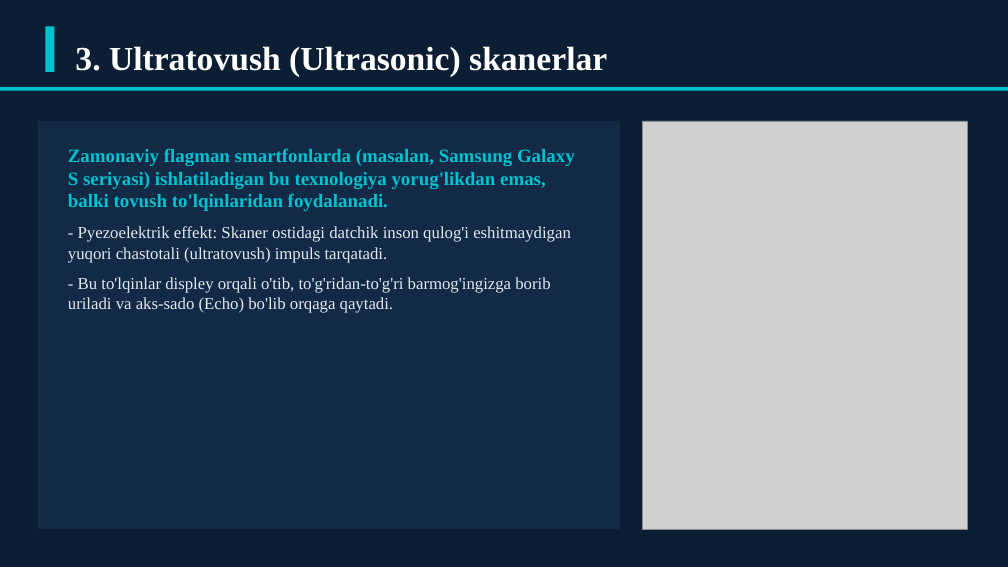
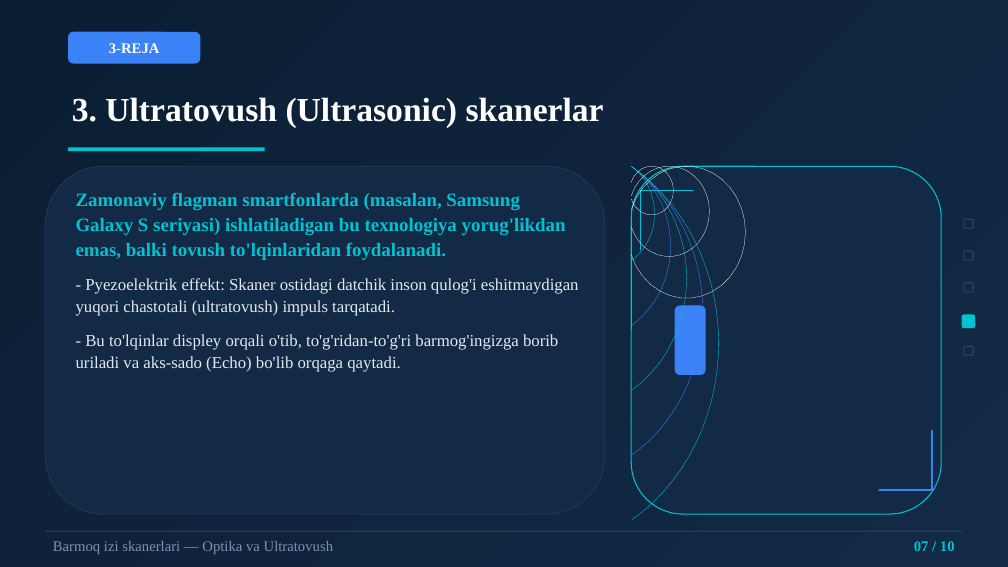
Before and after one commit to dasturland/kerak_taqdimot, a slide deck: slide 7 of barmoq_izi_skanerlari.pptx. Drawn at 1008x567 pixels with LibreOffice and Linux fonts; fonts in the diff are those of the drawing; grey boxes stand for pictures. Boxes give left, top, right and bottom in pixels: in the first picture for what was removed or moved away, otherwise in the second. Text is boxed around its words. In the diff, an @@ line names an element or a change of style, - is before the commit and + after.

Commit message:
feat: professional dizayn va mavzuga aloqador vektor rasmlar bilan qayta yaratish

```diff
--- a/barmoq_izi_skanerlari.pptx
+++ b/barmoq_izi_skanerlari.pptx
@@ rectangle added at box(0, 0, 1008, 567), fill gradient #0B1E33 to #122A45 @@
@@ rectangle removed at box(45, 26, 54, 72) @@
@@ rounded rectangle added at box(68, 32, 200, 64), fill #3B82F6 @@
@@ text added at box(109, 43, 160, 53), 14 pt, text #FFFFFF, bold @@
+3-REJA
@@ rectangle removed at box(0, 87, 1008, 91) @@
@@ text "3. Ultratovush (Ultrasonic) skanerlar": place and size @@
-text "3. Ultratovush (Ultrasonic) skanerlar" at box(75, 46, 607, 76)
+text "3. Ultratovush (Ultrasonic) skanerlar" at box(72, 97, 604, 128)
@@ text "3. Ultratovush (Ultrasonic) skanerlar" at box(72, 97, 604, 128): line spacing 1 to 1.04 @@
@@ rectangle added at box(68, 147, 265, 151), fill #00C2D1 @@
@@ picture removed at box(643, 121, 968, 529) @@
@@ rounded rectangle: place and size @@
-rounded rectangle at box(38, 121, 620, 529)
+rounded rectangle at box(45, 166, 605, 514)
@@ rounded rectangle at box(45, 166, 605, 514): rectangle to rounded rectangle; outline none to #243B55 0.75 pt @@
@@ group added at box(631, 166, 941, 520): 8 freeform shapes, 4 lines, 2 rounded rectangles @@
@@ text "Zamonaviy flagman smartfonlarda (masalan, Samsung ...": place and size @@
-text "Zamonaviy flagman smartfonlarda (masalan, Samsung ..." at box(68, 149, 575, 313)
+text "Zamonaviy flagman smartfonlarda (masalan, Samsung ..." at box(76, 192, 579, 372)
@@ text "Zamonaviy flagman smartfonlarda (masalan, Samsung ..." at box(76, 192, 579, 372): line spacing 1 to 1.1; more space between paragraphs @@
@@ rounded rectangle added at box(964, 219, 973, 228), outline #2A4563 1 pt @@
@@ rounded rectangle added at box(964, 251, 973, 260), outline #2A4563 1 pt @@
@@ rounded rectangle added at box(964, 283, 973, 292), outline #2A4563 1 pt @@
@@ rounded rectangle added at box(962, 315, 975, 328), fill #00C2D1 @@
@@ rounded rectangle added at box(964, 346, 973, 355), outline #2A4563 1 pt @@
@@ rectangle added at box(45, 531, 963, 532), fill #243B55 @@
@@ text added at box(53, 541, 333, 554), 14 pt, text #7A93AD @@
+Barmoq izi skanerlari — Optika va Ultratovush
@@ text added at box(914, 541, 955, 551), 14 pt, text #00C2D1, bold @@
+07 / 10
```
Also in this commit, not shown: 9 other slides changed, 4 other files.
